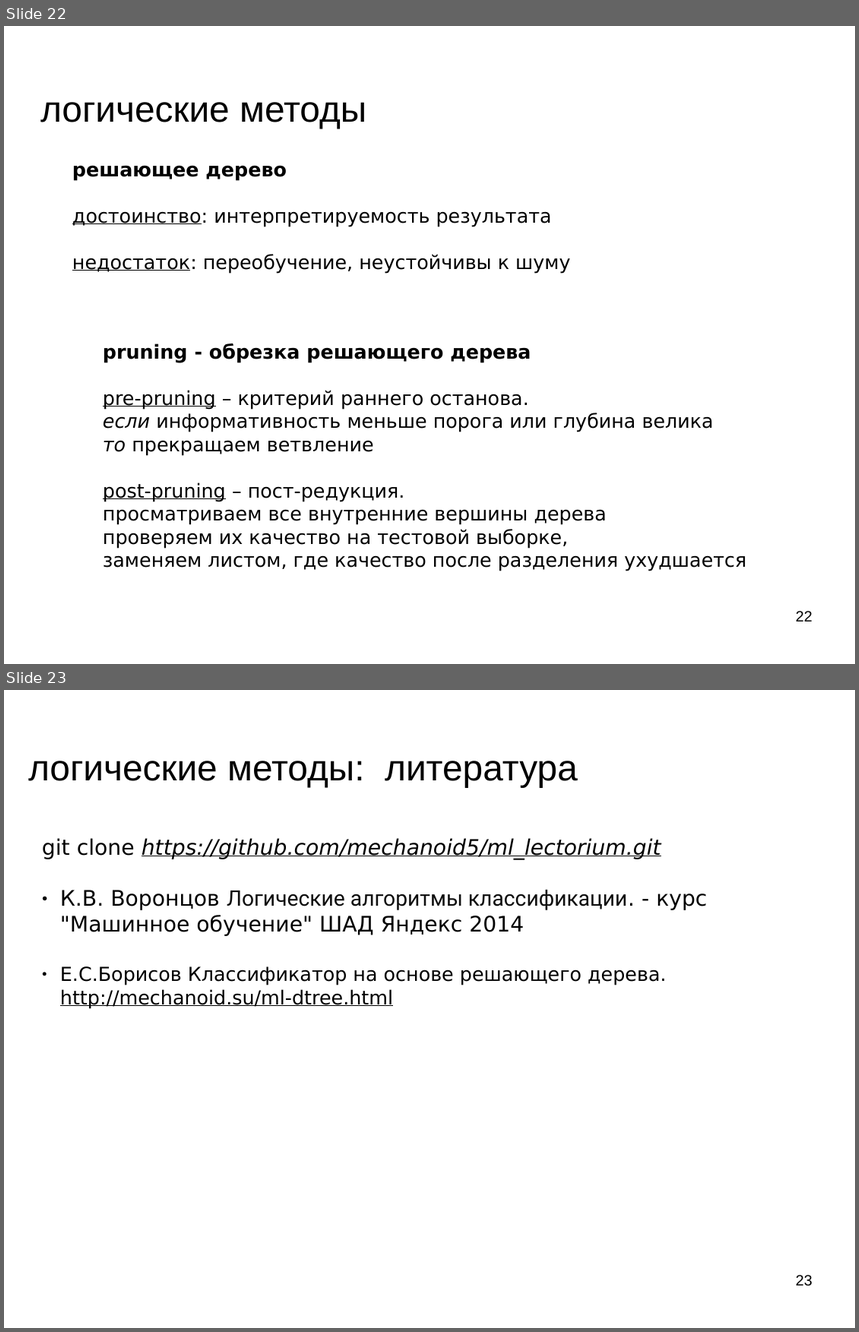
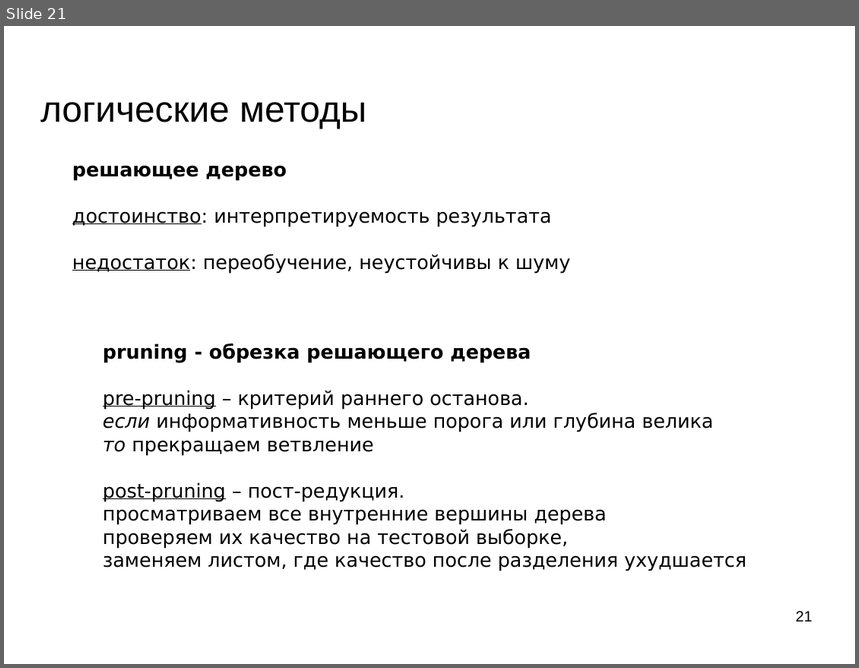
Before and after one commit to mechanoid5/ml_lectorium_2024_I, a slide deck: 11-logical.odp. Shown one above the other, each under a label of ours: slides 22 and 23 before the commit, slide 21 after it. The pictures are 859x1332 and 859x668 pixels, drawn with LibreOffice and Linux fonts; fonts in the diff are those of the drawing; background and template pictures are left out. Boxes give left, top, right and bottom in pixels: in the first picture for what was removed or moved away, otherwise in the second. Text is boxed around its words. In the diff, an @@ line names an element or a change of style, - is before the commit and + after.

```diff
--- a/11-logical.odp
+++ b/11-logical.odp
@@ slide 23 removed at (4,690,855,1328), background picture (left out) @@
@@ title removed at (28,761,578,788) @@
-логические методы: литература
@@ text removed at (42,838,707,1009) @@
-git clone https://github.com/mechanoid5/ml_lectorium.git
-● К.В. Воронцов Логические алгоритмы классификации. - курс "Машинное обучение" ШАД Яндекс 2014
-● Е.С.Борисов Классификатор на основе решающего дерева. http://mechanoid.su/ml-dtree.html
@@ page number removed at (796,1275,813,1287) @@
-23
@@ what was slide 22 is now slide 21 @@
@@ page number at (796,611,813,622): text changed @@
-22
+21
```
Also in this commit, not shown: 2 slides changed, 2 slides added, 2 other slides removed, 4 other files.
